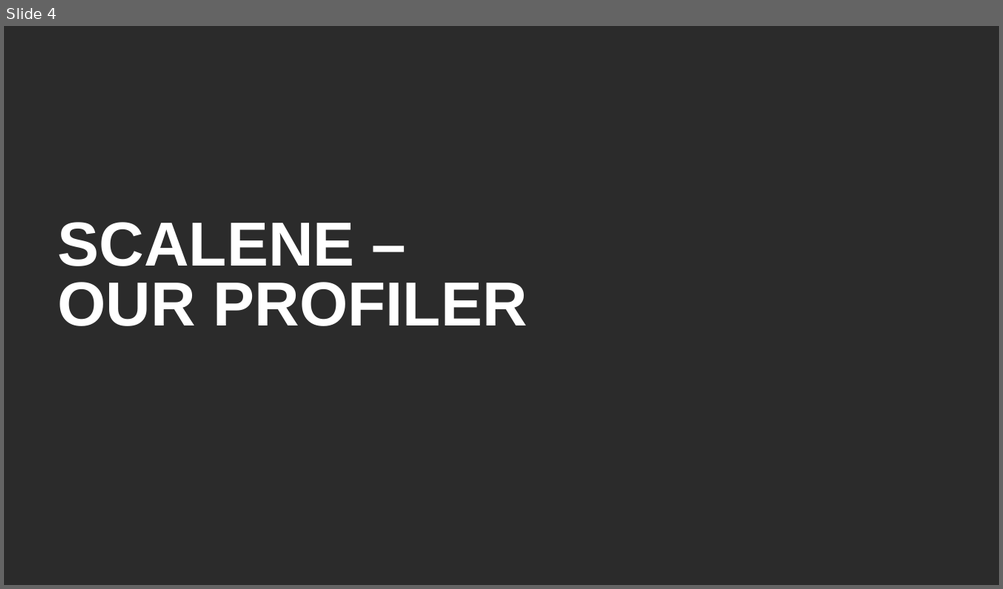
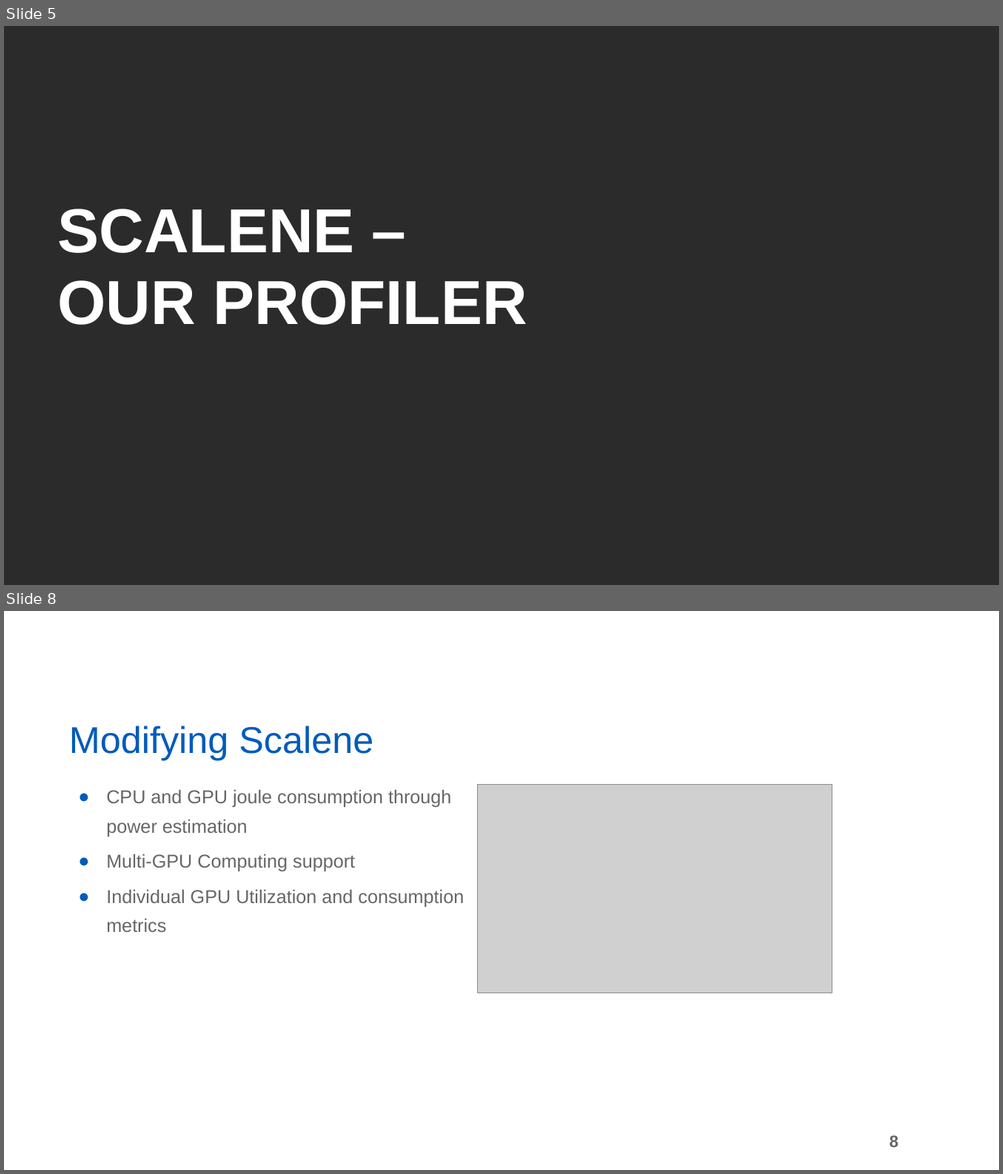
Before and after one commit to robmurr/AI-Energy-Optimization, a slide deck: Documentation/ELRAIENERGYOPTIMIZATIONPRESENTATION.pptx. Shown one above the other, each under a label of ours: slide 4 before the commit, slides 5 and 8 after it; the slides between them are not shown. The pictures are 1003x589 and 1003x1174 pixels, drawn with LibreOffice and Linux fonts; fonts in the diff are those of the drawing; grey boxes stand for pictures; background and template pictures are left out; a plain dark background stands for a picture behind light text. Boxes give left, top, right and bottom in pixels: in the first picture for what was removed or moved away, otherwise in the second. Text is boxed around its words. In the diff, an @@ line names an element or a change of style, - is before the commit and + after.

```diff
--- a/Documentation/ELRAIENERGYOPTIMIZATIONPRESENTATION.pptx
+++ b/Documentation/ELRAIENERGYOPTIMIZATIONPRESENTATION.pptx
@@ slide 8 added at (4, 611, 999, 1170), background picture (left out) @@
@@ title added at (69, 726, 373, 760), 36 pt, text #005BBB @@
+Modifying Scalene
@@ picture added at (478, 784, 832, 993) @@
@@ text added at (106, 790, 464, 932), 18 pt, text #666666 @@
+● CPU and GPU joule consumption through power estimation
+● Multi-GPU Computing support
+● Individual GPU Utilization and consumption metrics
@@ page number added at (889, 1136, 898, 1147), 16 pt, text #666666, bold @@
+8
@@ what was slide 4 is now slide 5 @@
@@ slide 5 changed as well @@
@@ title "SCALENE – OUR PROFILER" at (58, 209, 526, 325): line spacing 58pt to 0.97 @@
```
Also in this commit, not shown: 2 other slides changed, 20 other slides added, 20 slides removed.
